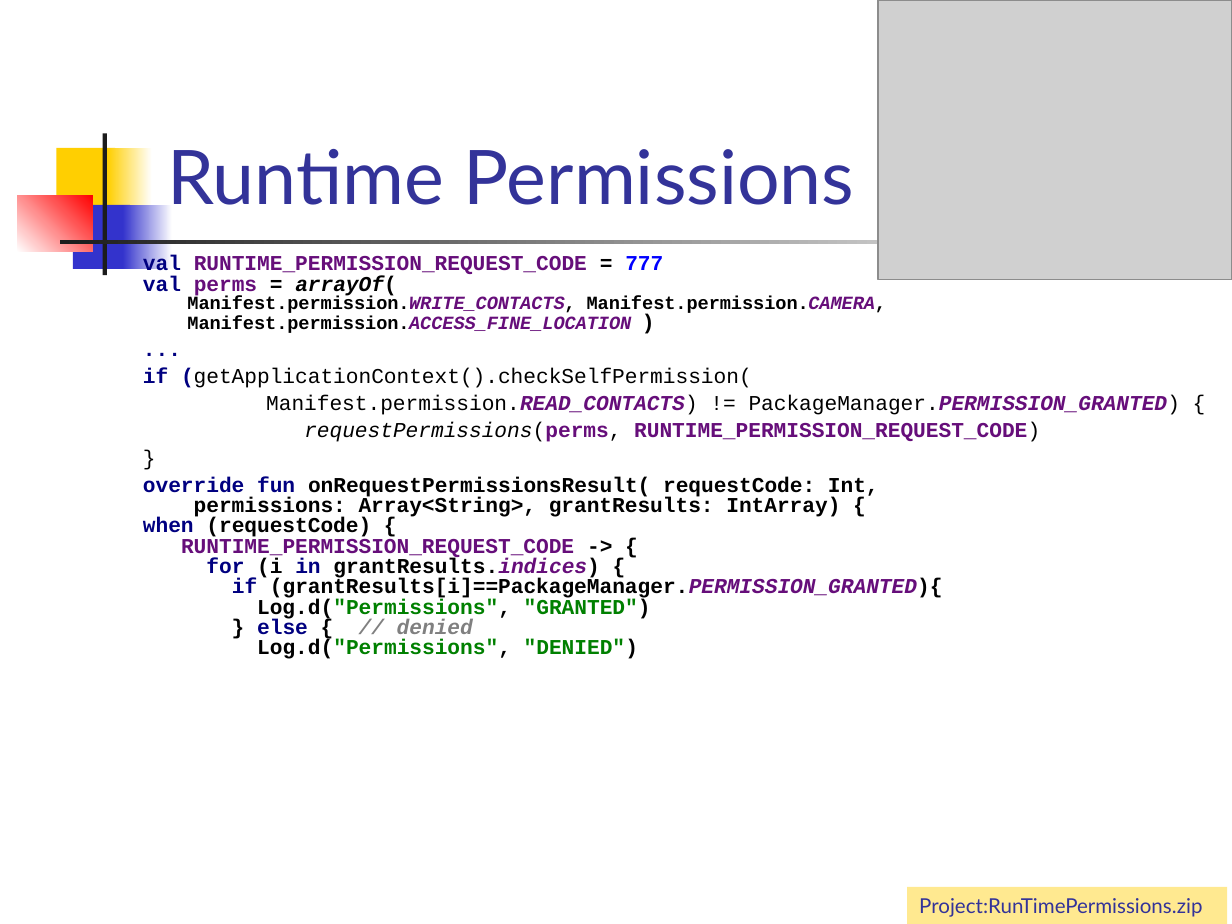
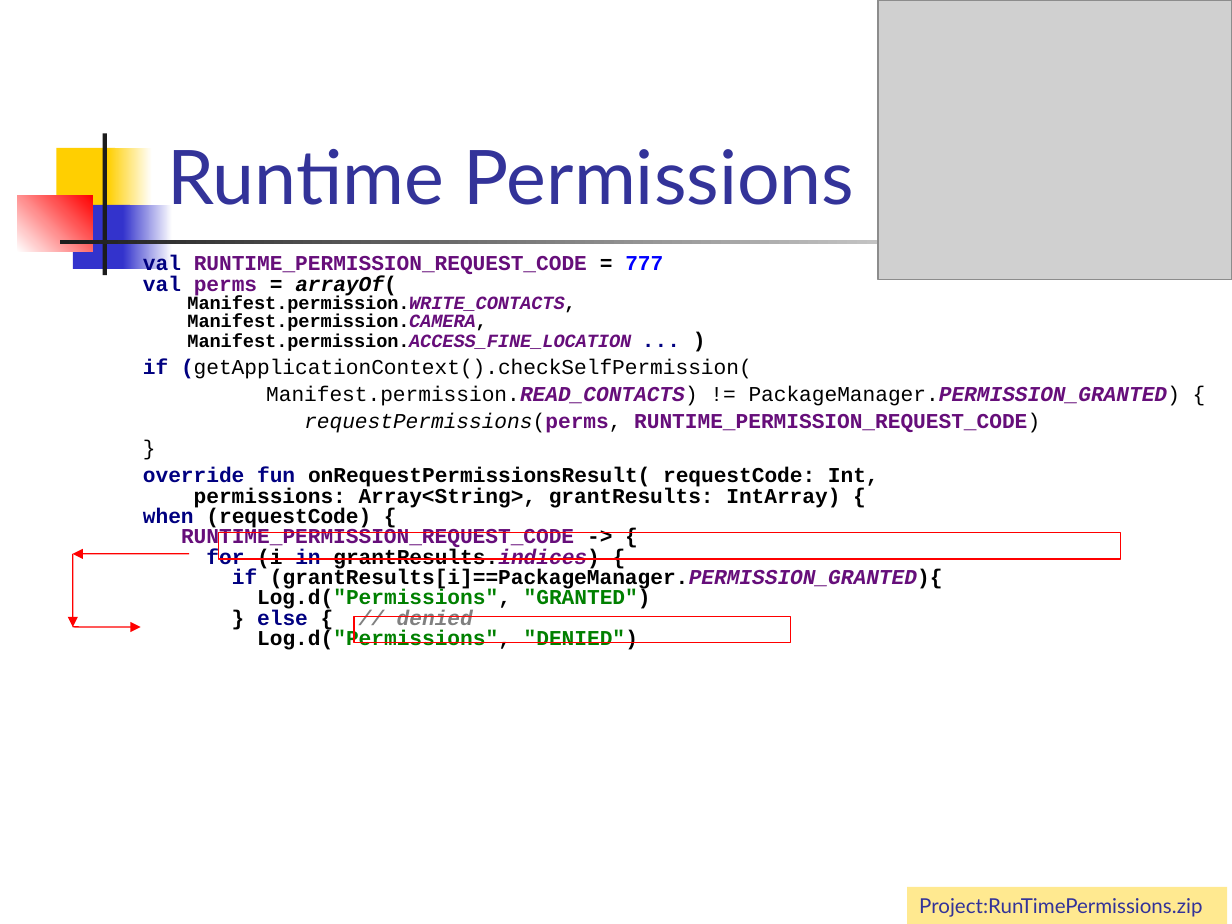
Before and after one commit to vmandro/Prednasky, a slide deck: slide 23 of 05/05_Android.ppt. Drawn at 1232x924 pixels with LibreOffice and Linux fonts; fonts in the diff are those of the drawing; grey boxes stand for pictures. Boxes give left, top, right and bottom in pixels: in the first picture for what was removed or moved away, otherwise in the second. Text is boxed around its words. In the diff, an @@ line names an element or a change of style, - is before the commit and + after.

```diff
--- a/05/05_Android.ppt
+++ b/05/05_Android.ppt
@@ text at (143,255,663,351): text changed @@
-val RUNTIME_PERMISSION_REQUEST_CODE = 777
-val perms = arrayOf(
-Manifest.permission.WRITE_CONTACTS, Manifest.permission.CAMERA,
-Manifest.permission.ACCESS_FINE_LOCATION )
-...
+val RUNTIME_PERMISSION_REQUEST_CODE = 777
+val perms = arrayOf(
+Manifest.permission.WRITE_CONTACTS,
+Manifest.permission.CAMERA,
+Manifest.permission.ACCESS_FINE_LOCATION ... )
@@ rectangle added at (218,532,1120,559), outline #FF0000 0.74 pt @@
@@ arrow added from (188, 553) to (73, 554), #FF0000 0.74 pt @@
@@ arrow added from (73, 553) to (73, 627), #FF0000 0.74 pt @@
@@ arrow added from (73, 627) to (140, 627), #FF0000 0.74 pt @@
@@ rectangle added at (354,616,790,642), outline #FF0000 0.74 pt @@
```
Also in this commit, not shown: 5 other slides changed, 1 other file.
